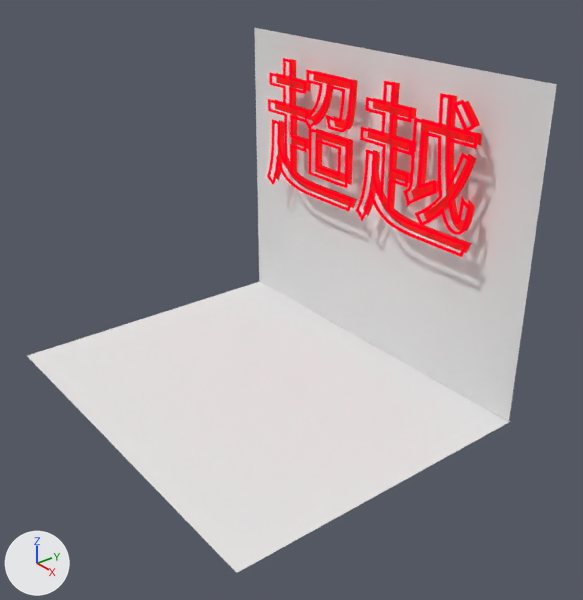
One commit to the Blender file neon.blend: the scene before it, then after it.
One viewpoint serves both versions: a 50 mm camera at (5.21, -4.8, 2.95) aimed at (0.39, -1.04, -0.05). The lights are fixed; the arrows at lower left show +X, +Y and +Z.

In view in the first picture: 'Plane', 'Plane.001', 'Text', 'Text.001'.
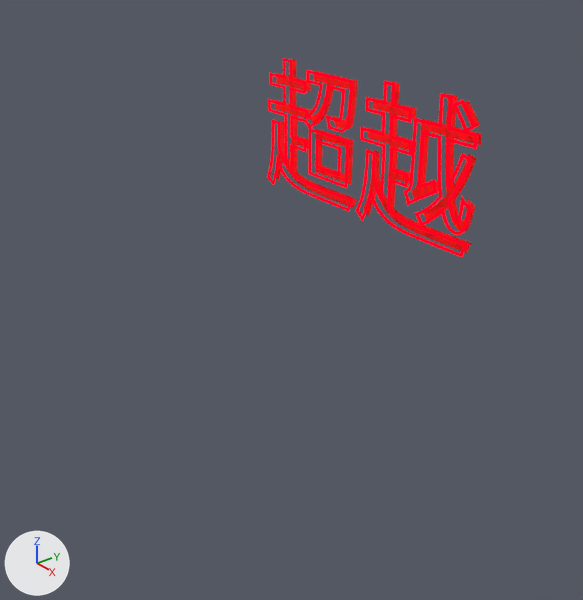
What differs and where, as boxes (x1, y1, x2, y2) in the pictures (583 x 600 px):
'Plane.001', hidden
    before: (27, 282, 511, 573)
'Plane', hidden
    before: (254, 28, 557, 421)

The change, as a list of edits to the scene's bpy script:
```text
Change ob_plane:
    add ob_plane.hide_set(True)
Change ob_plane_001:
    add ob_plane_001.hide_set(True)
```
